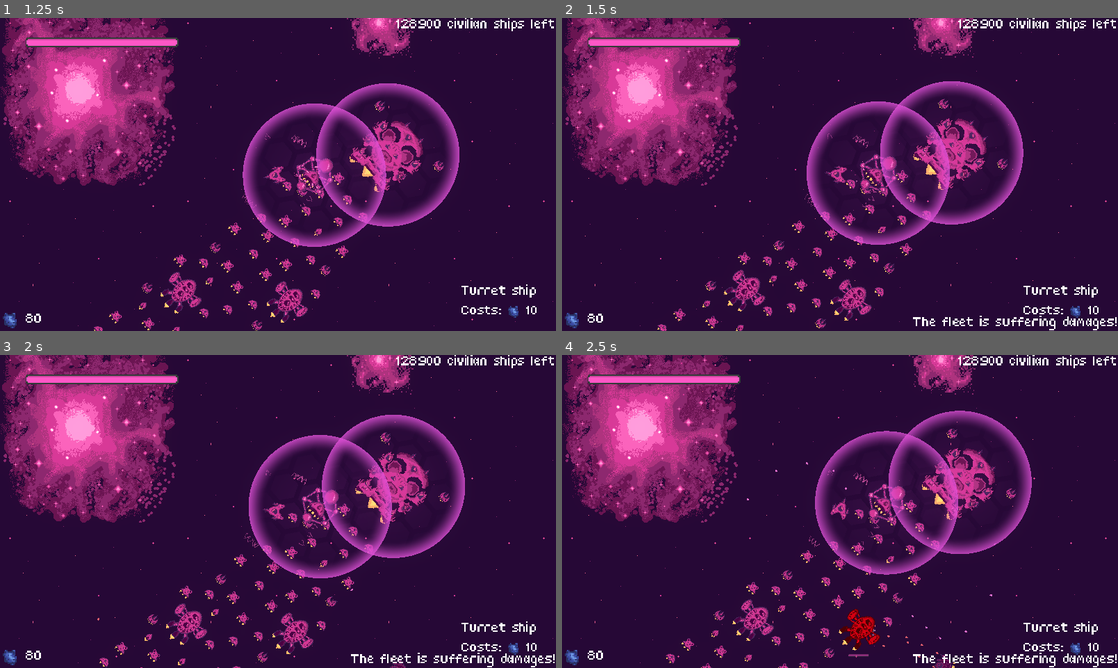
Above: before the commit, frames 1-4 (two rows, left to right).
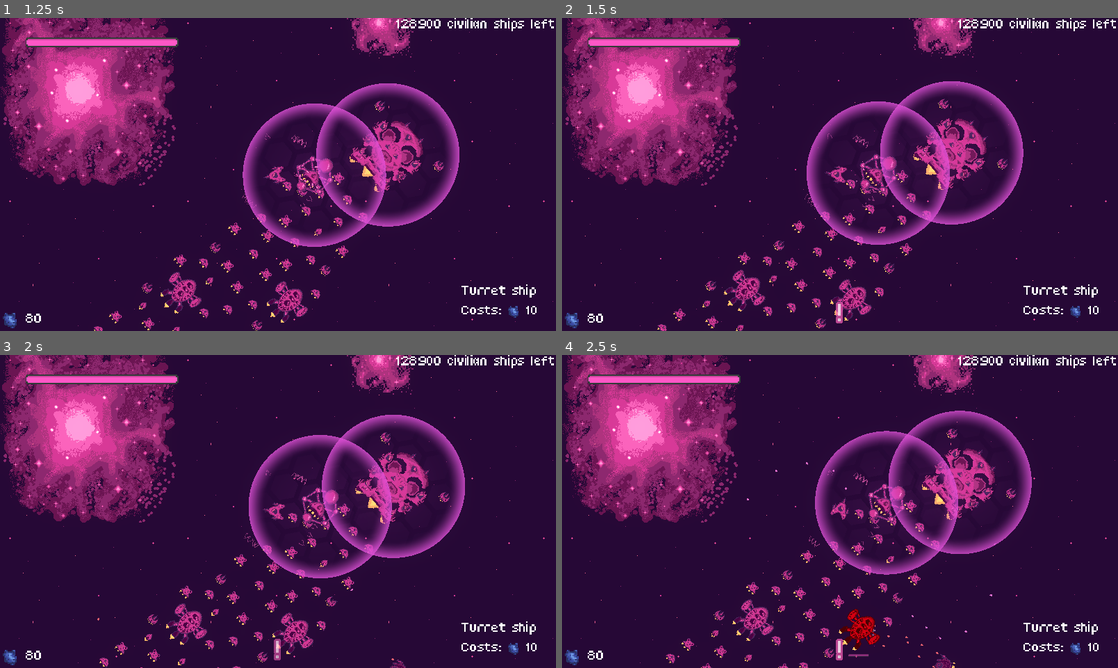
Above: after the commit, the same moments.

Repository: bear-minimum-studio/space-bear
Game: Godot game, scene res://Game.tscn
The game is run twice, just before and just after one commit, with the same random seed, the same clock (stepped at 60 frames per second) and the same inputs.
Inputs:
- Up to frame 1 (1.25 s): tap Enter (upgrade) at 0.5 s; hold Right (turn_right) from 0.53 s (still down); hold X (cycle_selection) from 0.53 s (still down)
- Up to frame 2 (1.5 s): release Right (turn_right) at 1.28 s; release X (cycle_selection) at 1.28 s; hold Ctrl (brake) from 1.28 s (still down); tap Down (decelerate) at 1.35 s
- Up to frame 3 (2 s): keep holding Ctrl (brake)
- Up to frame 4 (2.5 s): release Ctrl (brake) at 2.03 s; hold Right (turn_right) from 2.03 s (still down); hold Space (fire) from 2.03 s (still down)

Frame 1 is identical in both runs. In frame 2, 0.5% of the frame differs, in the area x 49-100%, y 90-100%; in frame 3, 0.5%; in frame 4, 0.5%.

Commit message:
feat: nicer under attack hud

Diff:
--- a/hud/UnderAttack.gd
+++ b/hud/UnderAttack.gd
@@ -1,18 +1,19 @@
 extends Control
+
+@onready var animation_tree = $AnimationTree
 
 @onready var label = $Label
 var timer: SceneTreeTimer = null
-const DISPLAY_DURATION = 2
+const DISPLAY_DURATION = 0.5
 
 func _ready():
-	label.visible = false
 	Events.ship_hurt.connect(_on_ship_hurt)
 
 func _on_ship_hurt(ship: Node2D):
 	if !ship.is_in_group("flock"):
 		return
 
-	label.visible = true
+	animation_tree["parameters/playback"].travel("Glow")
 
 	if timer == null:
 		timer = get_tree().create_timer(DISPLAY_DURATION)
@@ -21,4 +22,4 @@
 
 	await timer.timeout
 	timer = null
-	label.visible = false
+	animation_tree["parameters/playback"].travel("Hide")
--- a/hud/UnderAttack.tscn
+++ b/hud/UnderAttack.tscn
@@ -1,6 +1,110 @@
-[gd_scene load_steps=2 format=3 uid="uid://djt0jq7486mc6"]
+[gd_scene load_steps=16 format=3 uid="uid://djt0jq7486mc6"]
 
 [ext_resource type="Script" path="res://hud/UnderAttack.gd" id="1_r635j"]
+
+[sub_resource type="Animation" id="Animation_nsxil"]
+resource_name = "Glow"
+loop_mode = 1
+tracks/0/type = "value"
+tracks/0/imported = false
+tracks/0/enabled = true
+tracks/0/path = NodePath("Label:modulate")
+tracks/0/interp = 1
+tracks/0/loop_wrap = true
+tracks/0/keys = {
+"times": PackedFloat32Array(0, 0.5, 1),
+"transitions": PackedFloat32Array(1, 1, 1),
+"update": 0,
+"values": [Color(1, 1, 1, 1), Color(1, 1, 1, 0.313726), Color(1, 1, 1, 1)]
+}
+
+[sub_resource type="Animation" id="Animation_ba5k3"]
+length = 0.001
+tracks/0/type = "value"
+tracks/0/imported = false
+tracks/0/enabled = true
+tracks/0/path = NodePath("Label:modulate")
+tracks/0/interp = 1
+tracks/0/loop_wrap = true
+tracks/0/keys = {
+"times": PackedFloat32Array(0),
+"transitions": PackedFloat32Array(1),
+"update": 0,
+"values": [Color(1, 1, 1, 1)]
+}
+
+[sub_resource type="Animation" id="Animation_ynb1u"]
+resource_name = "Hide"
+tracks/0/type = "value"
+tracks/0/imported = false
+tracks/0/enabled = true
+tracks/0/path = NodePath("Label:modulate")
+tracks/0/interp = 1
+tracks/0/loop_wrap = true
+tracks/0/keys = {
+"times": PackedFloat32Array(0, 0.5),
+"transitions": PackedFloat32Array(1, 1),
+"update": 0,
+"values": [Color(1, 1, 1, 1), Color(1, 1, 1, 0)]
+}
+
+[sub_resource type="Animation" id="Animation_h8xgk"]
+resource_name = "Hidden"
+length = 0.1
+tracks/0/type = "value"
+tracks/0/imported = false
+tracks/0/enabled = true
+tracks/0/path = NodePath("Label:modulate")
+tracks/0/interp = 1
+tracks/0/loop_wrap = true
+tracks/0/keys = {
+"times": PackedFloat32Array(0),
+"transitions": PackedFloat32Array(1),
+"update": 0,
+"values": [Color(1, 1, 1, 0)]
+}
+
+[sub_resource type="AnimationLibrary" id="AnimationLibrary_n4vlv"]
+_data = {
+"Glow": SubResource("Animation_nsxil"),
+"Hidden": SubResource("Animation_h8xgk"),
+"Hide": SubResource("Animation_ynb1u"),
+"RESET": SubResource("Animation_ba5k3")
+}
+
+[sub_resource type="AnimationNodeAnimation" id="AnimationNodeAnimation_0csrg"]
+animation = &"Glow"
+
+[sub_resource type="AnimationNodeAnimation" id="AnimationNodeAnimation_p2o7f"]
+animation = &"Hidden"
+
+[sub_resource type="AnimationNodeAnimation" id="AnimationNodeAnimation_hxb0u"]
+animation = &"Hide"
+
+[sub_resource type="AnimationNodeStateMachineTransition" id="AnimationNodeStateMachineTransition_q2vdh"]
+switch_mode = 2
+
+[sub_resource type="AnimationNodeStateMachineTransition" id="AnimationNodeStateMachineTransition_d4i7w"]
+switch_mode = 2
+
+[sub_resource type="AnimationNodeStateMachineTransition" id="AnimationNodeStateMachineTransition_ln18p"]
+switch_mode = 2
+advance_mode = 2
+
+[sub_resource type="AnimationNodeStateMachineTransition" id="AnimationNodeStateMachineTransition_f1bdj"]
+switch_mode = 2
+
+[sub_resource type="AnimationNodeStateMachine" id="AnimationNodeStateMachine_fgcnw"]
+states/Glow/node = SubResource("AnimationNodeAnimation_0csrg")
+states/Glow/position = Vector2(362, 72)
+states/Hidden/node = SubResource("AnimationNodeAnimation_p2o7f")
+states/Hidden/position = Vector2(245.5, 64)
+states/Hide/node = SubResource("AnimationNodeAnimation_hxb0u")
+states/Hide/position = Vector2(468.5, 159.5)
+states/Start/position = Vector2(207, 159.625)
+transitions = ["Glow", "Hide", SubResource("AnimationNodeStateMachineTransition_q2vdh"), "Hide", "Glow", SubResource("AnimationNodeStateMachineTransition_d4i7w"), "Start", "Hidden", SubResource("AnimationNodeStateMachineTransition_ln18p"), "Hidden", "Glow", SubResource("AnimationNodeStateMachineTransition_f1bdj")]
+
+[sub_resource type="AnimationNodeStateMachinePlayback" id="AnimationNodeStateMachinePlayback_64nu3"]
 
 [node name="UnderAttack" type="Control"]
 layout_mode = 3
@@ -13,11 +117,31 @@
 
 [node name="Label" type="Label" parent="."]
 layout_mode = 1
-anchors_preset = 15
-anchor_right = 1.0
+anchors_preset = 7
+anchor_left = 0.5
+anchor_top = 1.0
+anchor_right = 0.5
 anchor_bottom = 1.0
+offset_left = -88.5
+offset_top = -16.0
+offset_right = 88.5
 grow_horizontal = 2
-grow_vertical = 2
-text = "The fleet is suffering damages!"
-horizontal_alignment = 2
-vertical_alignment = 2
+grow_vertical = 0
+theme_override_colors/font_outline_color = Color(0.94902, 0.372549, 0.709804, 1)
+theme_override_constants/outline_size = 7
+theme_override_font_sizes/font_size = 20
+text = "!"
+horizontal_alignment = 1
+vertical_alignment = 1
+
+[node name="AnimationPlayer" type="AnimationPlayer" parent="."]
+speed_scale = 0.7
+libraries = {
+"": SubResource("AnimationLibrary_n4vlv")
+}
+
+[node name="AnimationTree" type="AnimationTree" parent="."]
+tree_root = SubResource("AnimationNodeStateMachine_fgcnw")
+anim_player = NodePath("../AnimationPlayer")
+active = true
+parameters/playback = SubResource("AnimationNodeStateMachinePlayback_64nu3")
